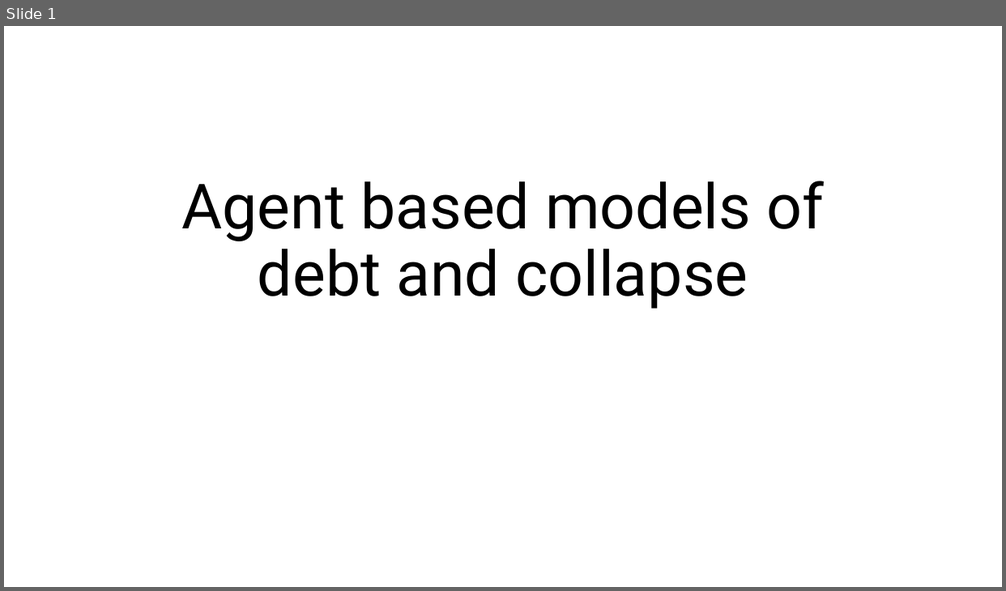
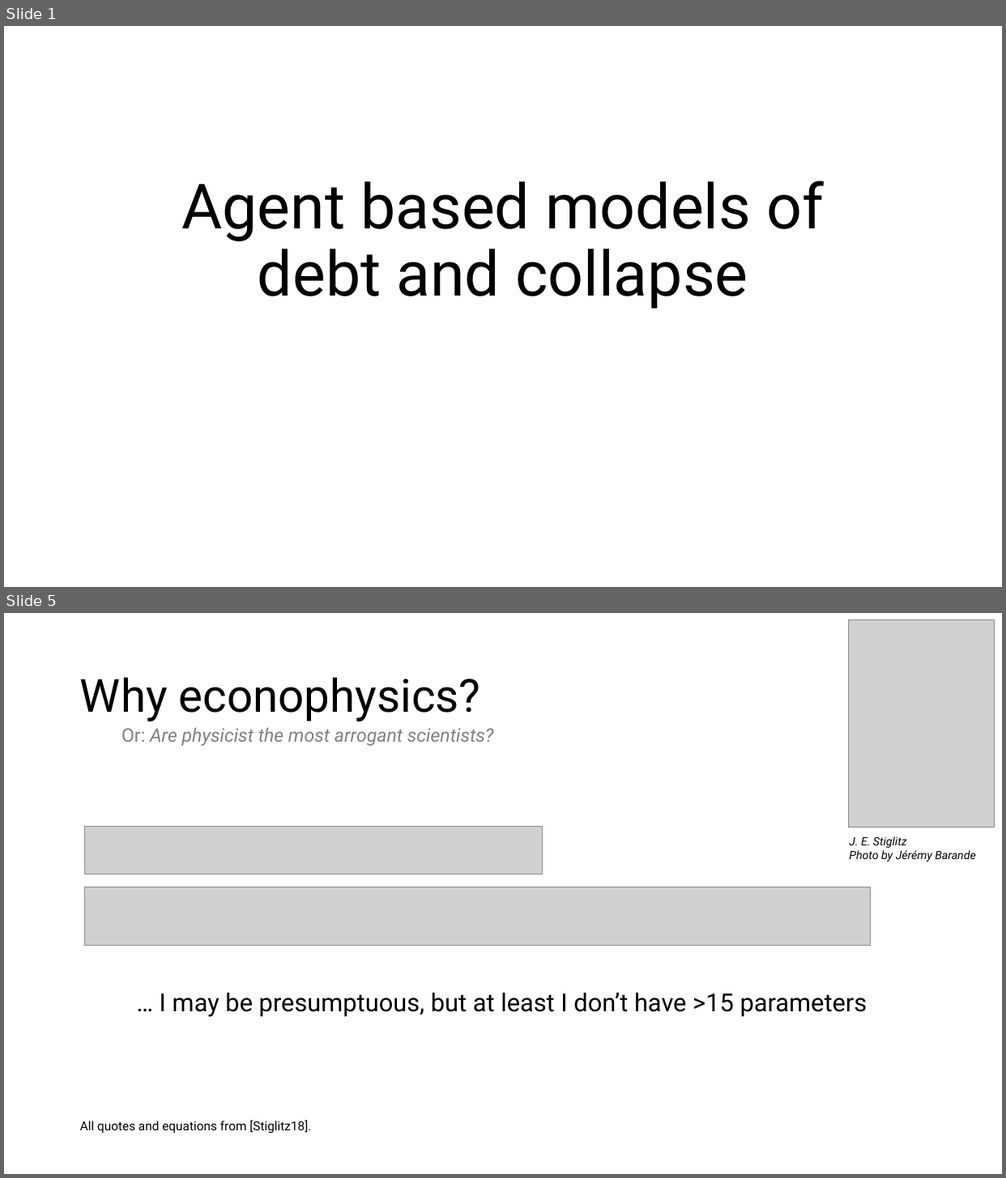
Before and after one commit to 2BeAsh/masters_project, a slide deck: Agent based models of debt and collapse.pptx. Shown one above the other, each under a label of ours: slide 1 before the commit, slides 1 and 5 after it; the slides between them are not shown. The pictures are 1006x591 and 1006x1178 pixels, drawn with LibreOffice and Linux fonts; fonts in the diff are those of the drawing; grey boxes stand for pictures. Boxes give left, top, right and bottom in pixels: in the first picture for what was removed or moved away, otherwise in the second. Text is boxed around its words. In the diff, an @@ line names an element or a change of style, - is before the commit and + after.

```diff
--- a/Agent based models of debt and collapse.pptx
+++ b/Agent based models of debt and collapse.pptx
@@ slide 5 added at (4,613,1002,1174), background #FFFFFF @@
@@ picture added at (849,619,995,827) @@
@@ title added at (80,677,481,722), 44 pt, text #000000 @@
+Why econophysics?
@@ text added at (121,727,494,746), 18 pt, text #808080, italic @@
+Or: Are physicist the most arrogant scientists?
@@ picture added at (85,827,543,875) @@
@@ text added at (849,837,975,862), 11 pt, text #000000, italic @@
+J. E. Stiglitz
+Photo by Jérémy Barande
@@ picture added at (85,888,871,946) @@
@@ text added at (160,993,867,1017), 24 pt, text #000000 @@
+… I may be presumptuous, but at least I don’t have >15 parameters
@@ text added at (80,1120,311,1134), 12 pt, text #000000 @@
+All quotes and equations from [Stiglitz18].
```
Also in this commit, not shown: 3 slides changed, 9 other slides added, 3 slides removed.
